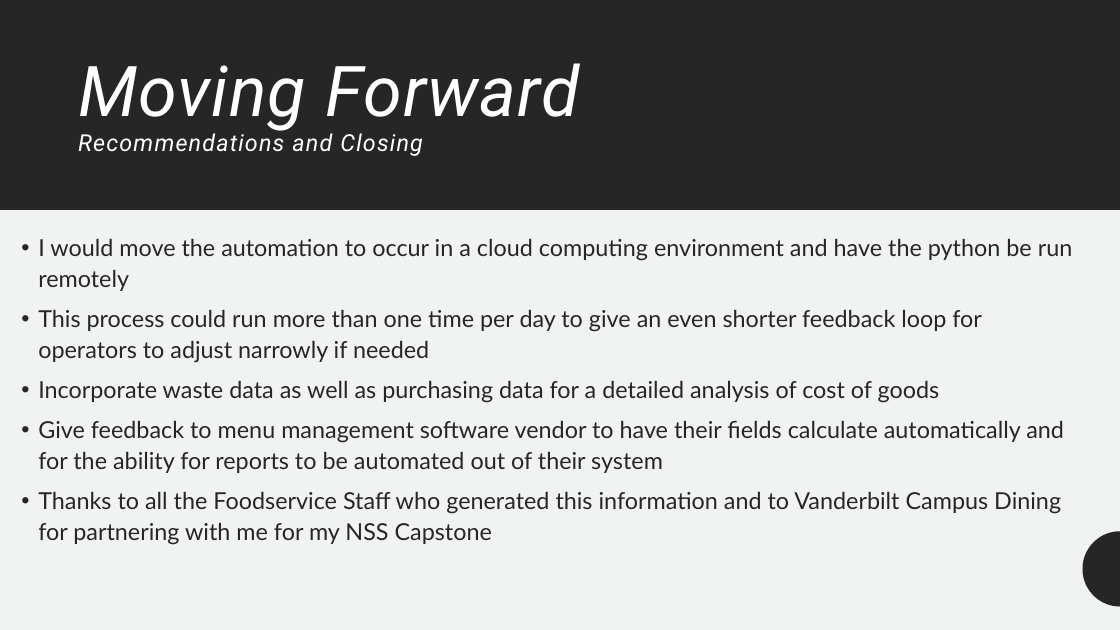
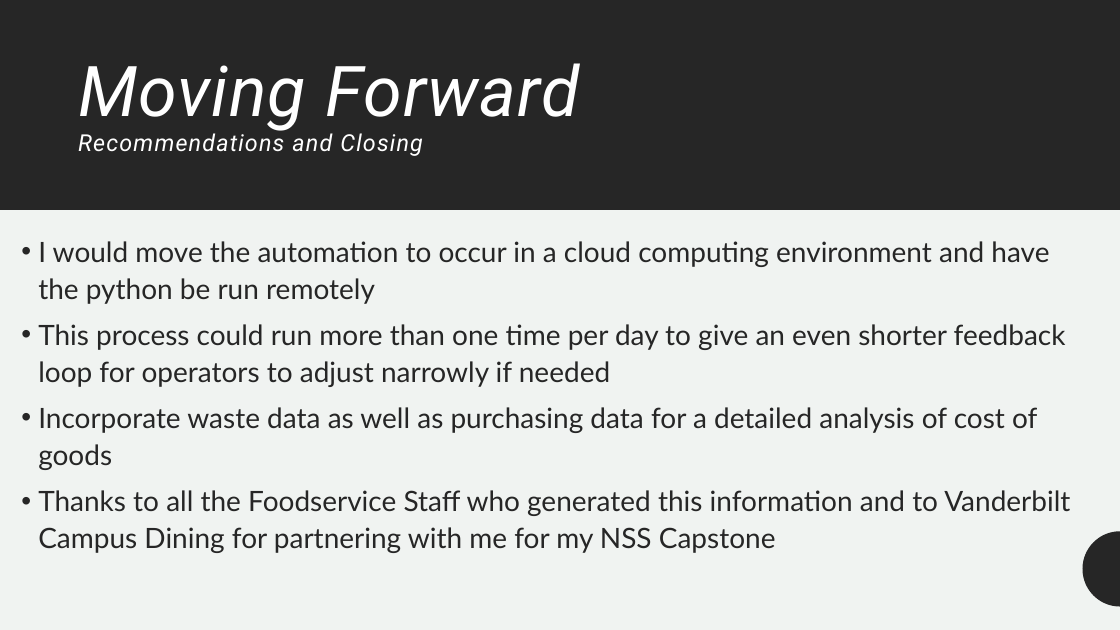
Before and after one commit to meferral/Menu_Dashboard, a slide deck: slide 11 of Capstone_Menu_Dashboard.pptx. Drawn at 1120x630 pixels with LibreOffice and Linux fonts; fonts in the diff are those of the drawing. Boxes give left, top, right and bottom in pixels: in the first picture for what was removed or moved away, otherwise in the second. Text is boxed around its words. In the diff, an @@ line names an element or a change of style, - is before the commit and + after.

```diff
--- a/Capstone_Menu_Dashboard.pptx
+++ b/Capstone_Menu_Dashboard.pptx
@@ text "I would move the automation ..." at (38,241,1070,553): size 20 to 24 pt @@
@@ text at (38,421,1064,473): paragraph removed @@
-• Give feedback to menu management software vendor to have their fields calculate automatically and for the ability for reports to be automated out of their system
```
Also in this commit, not shown: 2 other slides changed, 6 other files.
